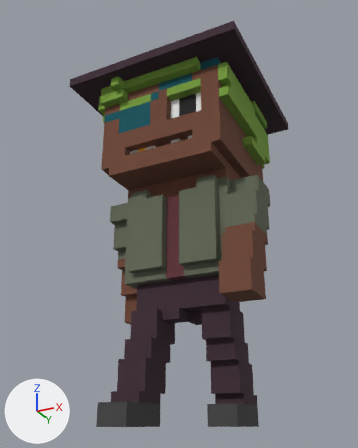
Renders of the OBJ model Assets/Models/Pirates/pirate2_walk_1.obj from each side of a commit.
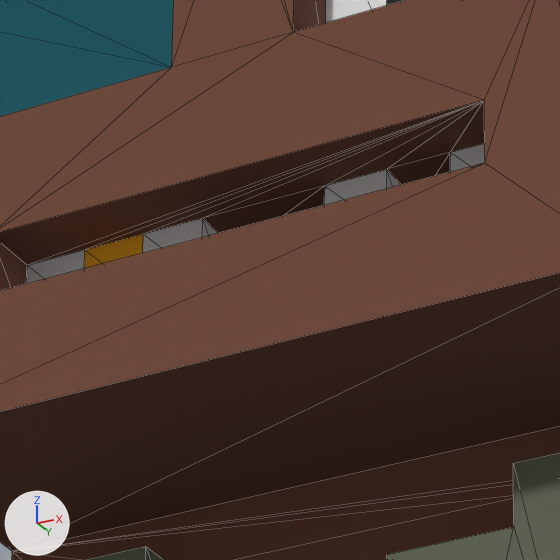
There are two pictures of each version: one whole from a 50 mm camera at (2.212, -4.527, 0.022) aimed at (-0.068, 0.032, 2.074), one close up on the part from 35% to 57% of the width and 26% to 43% of the height. The axes (+X, +Y, +Z) are drawn at lower left. The lights are the same throughout. The close-ups show mesh edges as thin lines. Where no turn or scale is listed for an object, it has been applied to the vertices. Vertices at the same position are counted once.

In view in the first close-up: 'Untitled'.
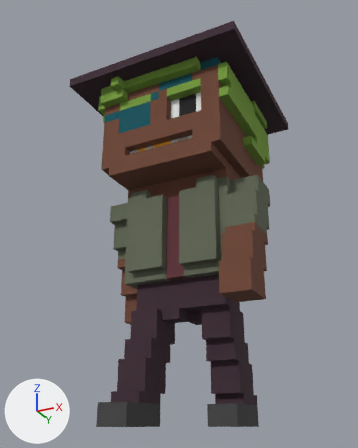
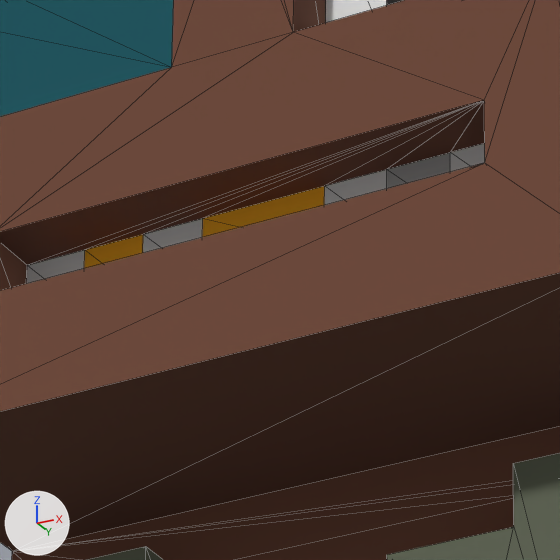
Commit message: new pirate models

What the commit changed:
me_untitled is used by ob_untitled; location (0.0, 0.0, 0.0).
me_untitled had 493 vertices, 992 faces and spanned x -1.0..1.0, y -0.9..1.1, z 0.0..4.0.
me_untitled now has 485 vertices, 976 faces and spans x -1.0..1.0, y -0.9..1.1, z 0.0..4.0.
Part 1, on me_untitled:
8 vertices are removed from x -0.1..0.3, y -0.4, z 2.7..2.8.
20 faces are deleted.
4 new faces join them.

Location of each change, [x1, y1, x2, y2] in pixels of the close-ups (560 x 560 px):
part 1 of me_untitled, cut back: [202, 153, 450, 237] in both
